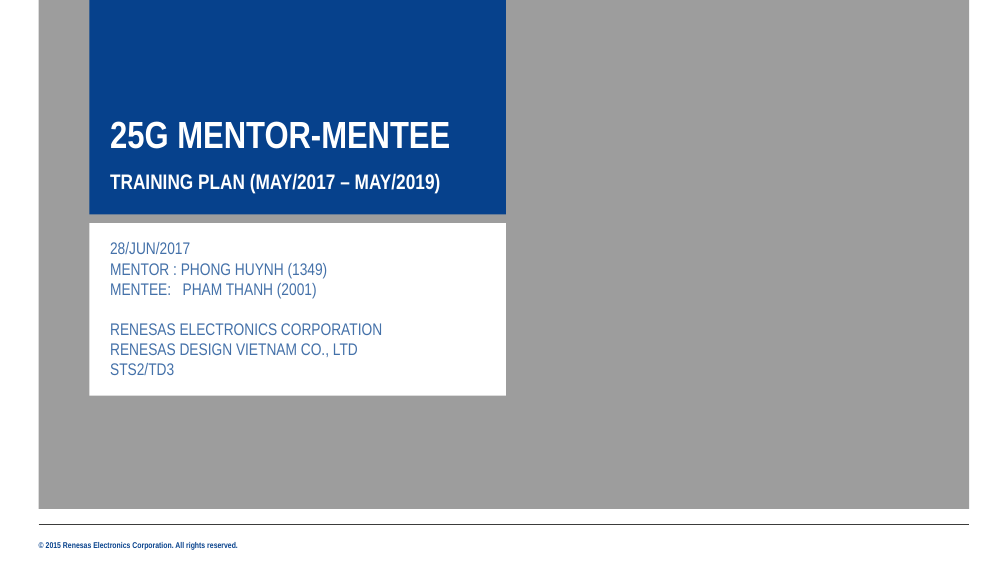
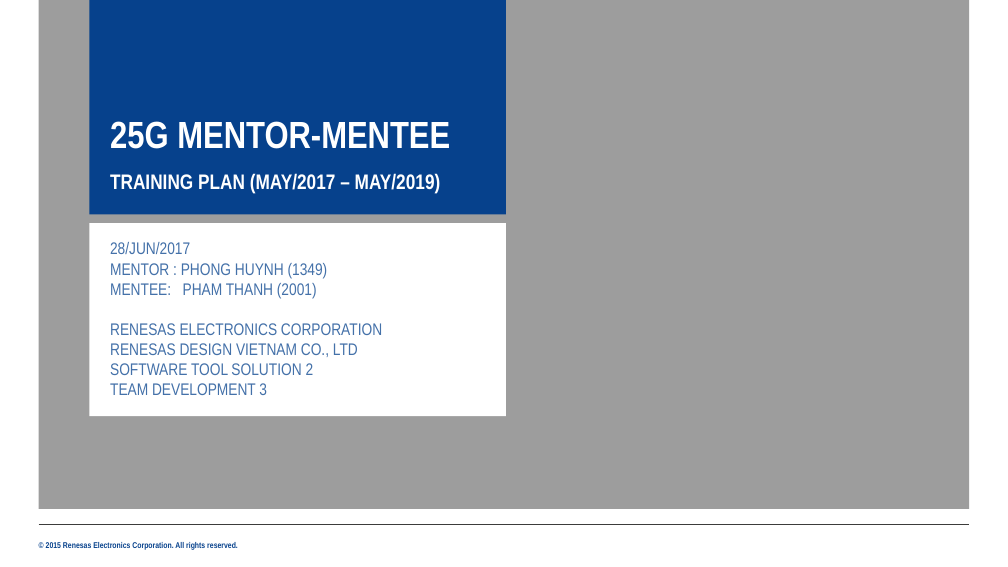
Before and after one commit to boheomap/afsdfsddsf, a slide deck: slide 1 of 25G_TrainingPlan_ThanhPham_2001_new_Jun28.pptx. Drawn at 1008x567 pixels with LibreOffice and Linux fonts; fonts in the diff are those of the drawing; background and template pictures are left out. Boxes give left, top, right and bottom in pixels: in the first picture for what was removed or moved away, otherwise in the second. Text is boxed around its words. In the diff, an @@ line names an element or a change of style, - is before the commit and + after.

```diff
--- a/25G_TrainingPlan_ThanhPham_2001_new_Jun28.pptx
+++ b/25G_TrainingPlan_ThanhPham_2001_new_Jun28.pptx
@@ text "28/JUN/2017" resized from (x1=89, y1=223, x2=506, y2=395) to (x1=89, y1=223, x2=506, y2=416) @@
@@ text at (x1=110, y1=363, x2=314, y2=395): text changed @@
-STS2/TD3
+SOFTWARE TOOL SOLUTION 2
+TEAM DEVELOPMENT 3
```
Also in this commit, not shown: 8 other slides changed, 6 slides added, 3 slides removed.
